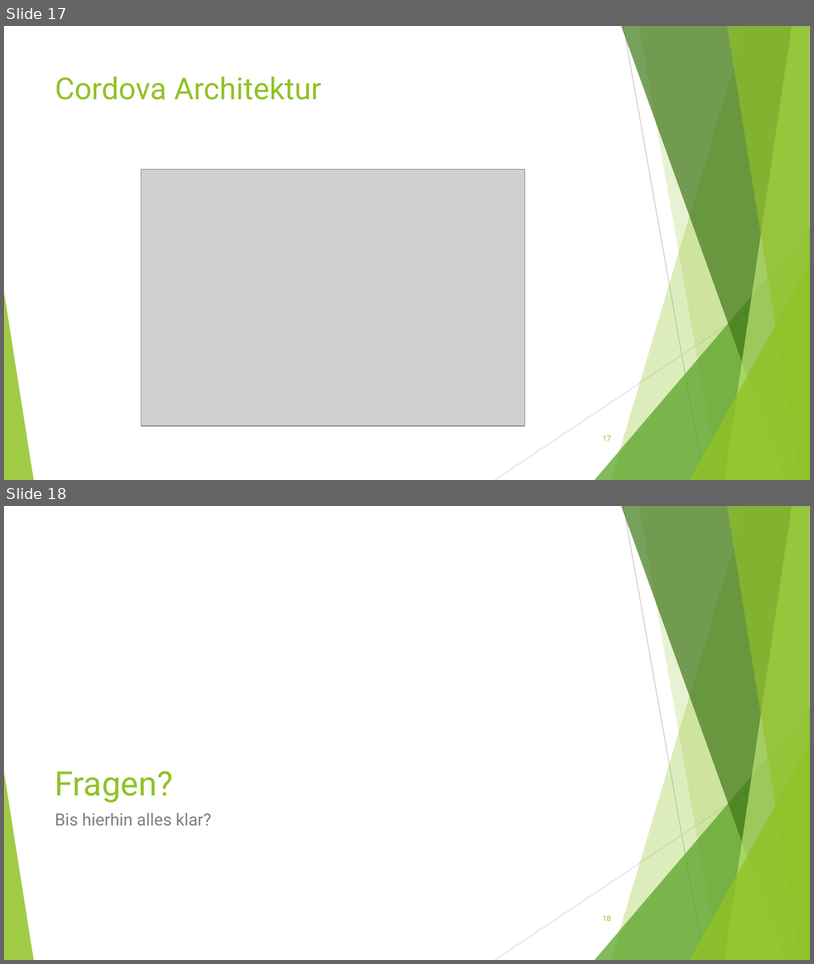
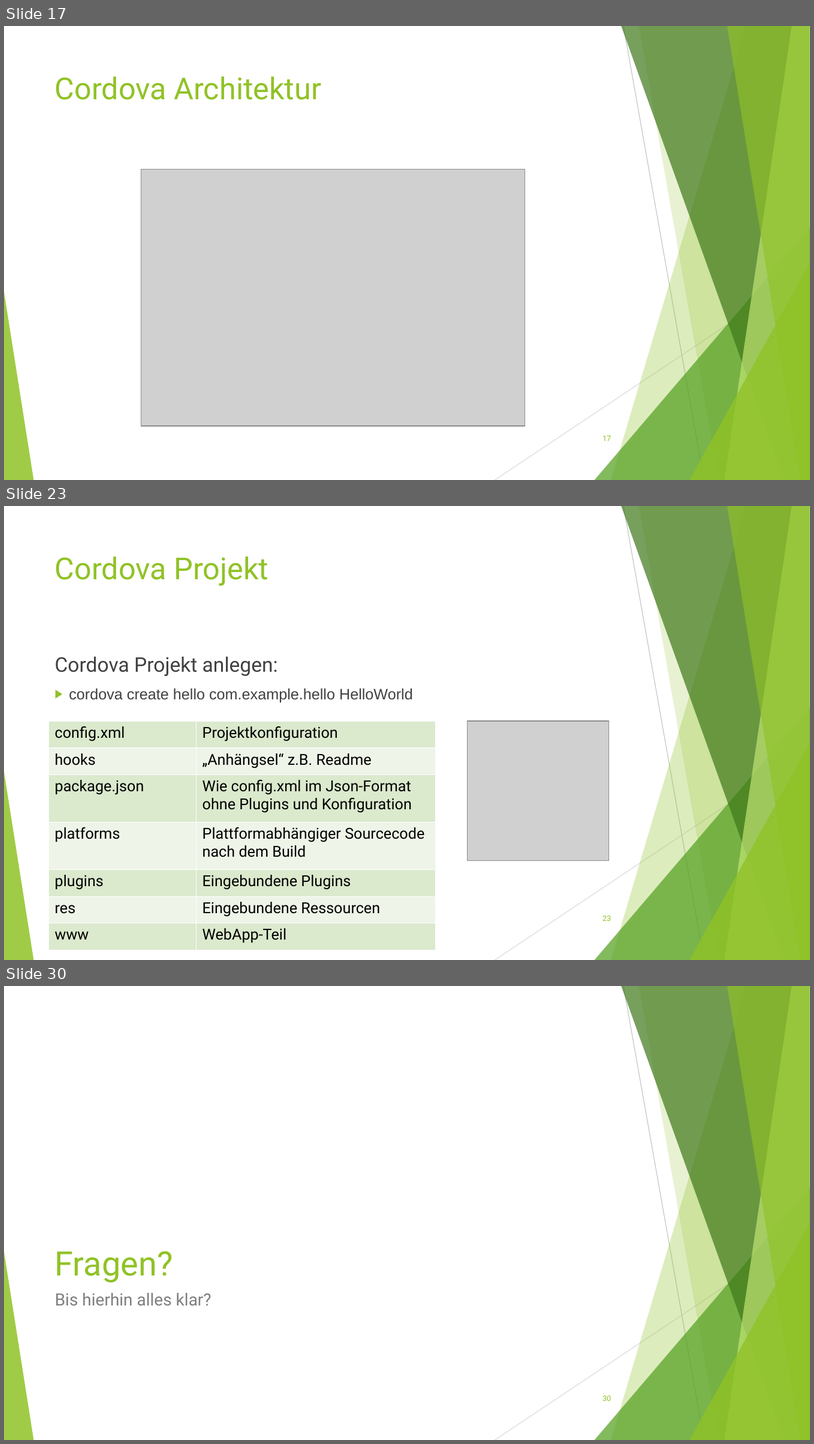
Before and after one commit to Ufo391/KSWE_DOKU, a slide deck: Vortrag/Mobile Anwendungsentwicklung.ppt. Shown one above the other, each under a label of ours: slides 17 and 18 before the commit, slides 17, 23 and 30 after it; the slides between them are not shown. The pictures are 814x964 and 814x1444 pixels, drawn with LibreOffice and Linux fonts; fonts in the diff are those of the drawing; grey boxes stand for pictures. Boxes give left, top, right and bottom in pixels: in the first picture for what was removed or moved away, otherwise in the second. Text is boxed around its words. In the diff, an @@ line names an element or a change of style, - is before the commit and + after.

Commit message:
Added Cordova chapter elements

```diff
--- a/Vortrag/Mobile Anwendungsentwicklung.ppt
+++ b/Vortrag/Mobile Anwendungsentwicklung.ppt
@@ slide 23 added at bbox=[4, 506, 810, 960], background #FFFFFF; not listed: 10 template elements that a slide beside it also shows @@
@@ title added at bbox=[55, 556, 269, 586], 36 pt, text #90C226 @@
+Cordova Projekt
@@ text added at bbox=[55, 657, 413, 703], 18 pt, text #404040 @@
+Cordova Projekt anlegen:
+▶ cordova create hello com.example.hello HelloWorld
@@ table added at bbox=[49, 721, 435, 945], 7 rows, 2 columns @@
+config.xml | Projektkonfiguration
+hooks | „Anhängsel“ z.B. Readme
+package.json | Wie config.xml im Json-Format ohne Plugins und Konfiguration
+platforms | Plattformabhängiger Sourcecode nach dem Build
+plugins | Eingebundene Plugins
+res | Eingebundene Ressourcen
+www | WebApp-Teil
@@ picture added at bbox=[467, 721, 609, 860] @@
@@ page number added at bbox=[603, 915, 611, 921], 9 pt, text #90C226 @@
+23
@@ what was slide 18 is now slide 30 @@
@@ page number at bbox=[603, 1395, 611, 1401]: text changed @@
-18
+30
```
Also in this commit, not shown: 11 other slides added, 1 other file.
